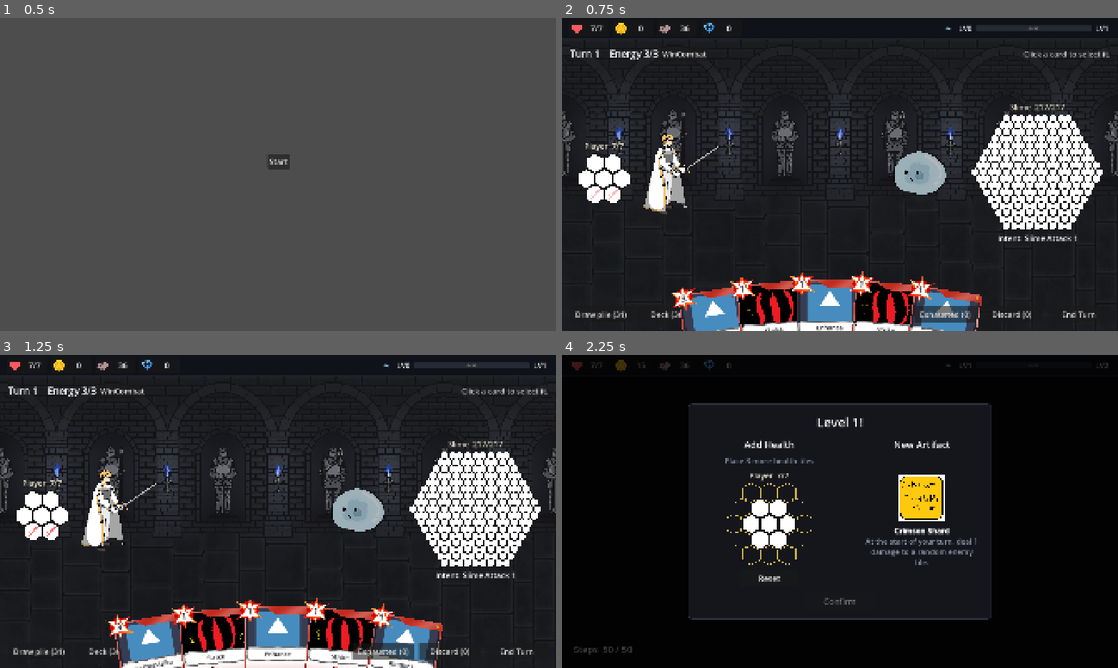
Above: before the commit, frames 1-4 (two rows, left to right).
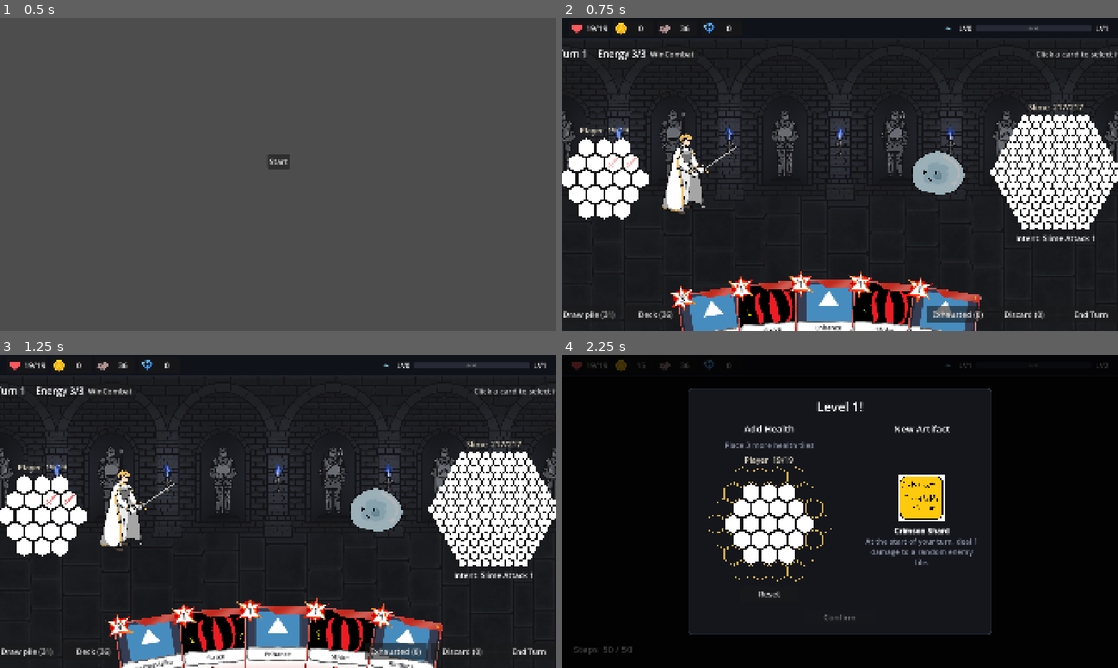
Above: after the commit, the same moments.

Repository: himaiayas/hex-sts
Game: Godot game, scene res://scenes/mainmenu.tscn
The game is run twice, just before and just after one commit, with the same random seed, the same clock (stepped at 60 frames per second) and the same inputs. The engine's default icon, where the game draws it, is replaced by a stand-in: a white triangle on a blue panel in a dark square.
Inputs:
- Up to frame 1 (0.5 s): no input
- Up to frame 2 (0.75 s): click "Start" at 0.5 s
- Up to frame 3 (1.25 s): no input
- Up to frame 4 (2.25 s): click "WinCombat" at 1.25 s; click "Continue" at 2 s

Frame 1 is identical in both runs. In frame 2, 12% of the frame differs, in the area x 0-100%, y 2-100%; in frame 3, 10%; in frame 4, 8.9%.

Commit message:
feat: start the player with 19 health tiles

Diff:
--- a/scripts/actions/action_check.gd
+++ b/scripts/actions/action_check.gd
@@ -165,7 +165,7 @@
 	_reset(HEX)
 	_strengthen(_combat.player, 1)
 	await GridAction.new(Enum.TargetType.PLAYER, one).execute(_combat, _combat.player, Vector2i.ZERO)
-	_check(_alive(_combat.player) == 6, "Strength spread on your own grid")
+	_check(_alive(_combat.player) == _combat.player.health.size() - 1, "Strength spread on your own grid")
 
 	# Only the acting unit's Strength counts: an enemy's on its turn, not the player's.
 	_reset(HEX)
@@ -174,7 +174,7 @@
 	_strengthen(_combat.enemies[0], 1)
 	_combat.enemies[0].in_turn = true
 	await GridAction.new(Enum.TargetType.PLAYER, one).execute(_combat, _combat.player, Vector2i.ZERO)
-	_check(_alive(_combat.player) == 5, "enemy Strength didn't spread on its turn")
+	_check(_alive(_combat.player) == _combat.player.health.size() - 2, "enemy Strength didn't spread on its turn")
 	_combat.enemies[0].statuses.clear()
 	await GridAction.new(Enum.TargetType.ENEMY, one).execute(_combat, _combat.enemies[0], Vector2i.ZERO)
 	_check(_alive(_combat.enemies[0]) == 6, "player Strength spread on the enemy's turn")
--- a/scripts/game/run_state.gd
+++ b/scripts/game/run_state.gd
@@ -43,16 +43,12 @@
 
 
 func start_new_run() -> void:
-	health = CombatUnit.make_hex_health([
-		Vector2i(0, 0),
-		Vector2i(1, 0),
-		Vector2i(0, 1),
-		Vector2i(-1, 1),
-		Vector2i(-1, 0),
-		Vector2i(0, -1),
-		Vector2i(1, -1),
-
-	])
+	# Radius-2 hexagon: 19 tiles, the sheet's starting health.
+	var coords: Array[Vector2i] = []
+	for q in range(-2, 3):
+		for r in range(maxi(-2, -q - 2), mini(2, -q + 2) + 1):
+			coords.append(Vector2i(q, r))
+	health = CombatUnit.make_hex_health(coords)
 	gold = 0
 	deck = []
 	artifacts = []
